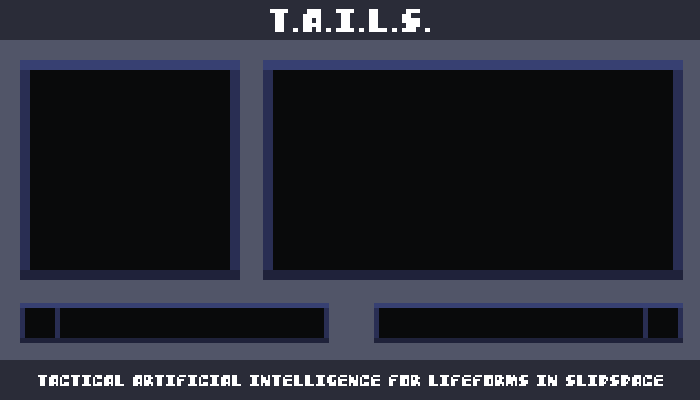
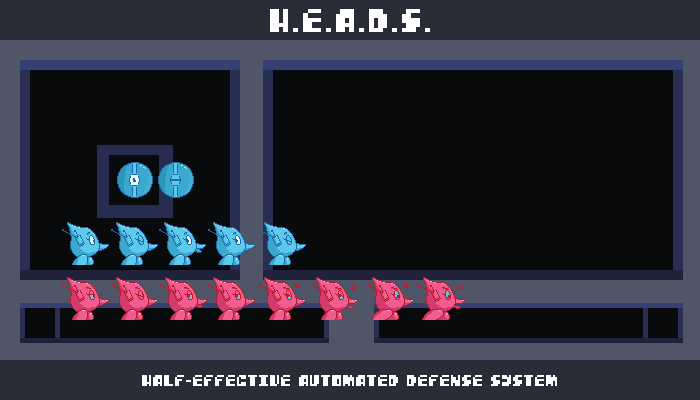
Two versions of the same layered image (700×400). Layer-by-layer changes:
showed "avatar", painted on it over (x1=62, y1=157, x2=465, y2=320)
showed "small limits" over (x1=97, y1=145, x2=173, y2=218)
added layer "text HEADS" above "text FAILS" over (x1=142, y1=9, x2=557, y2=386)
hid "text" over (x1=38, y1=9, x2=663, y2=386)
